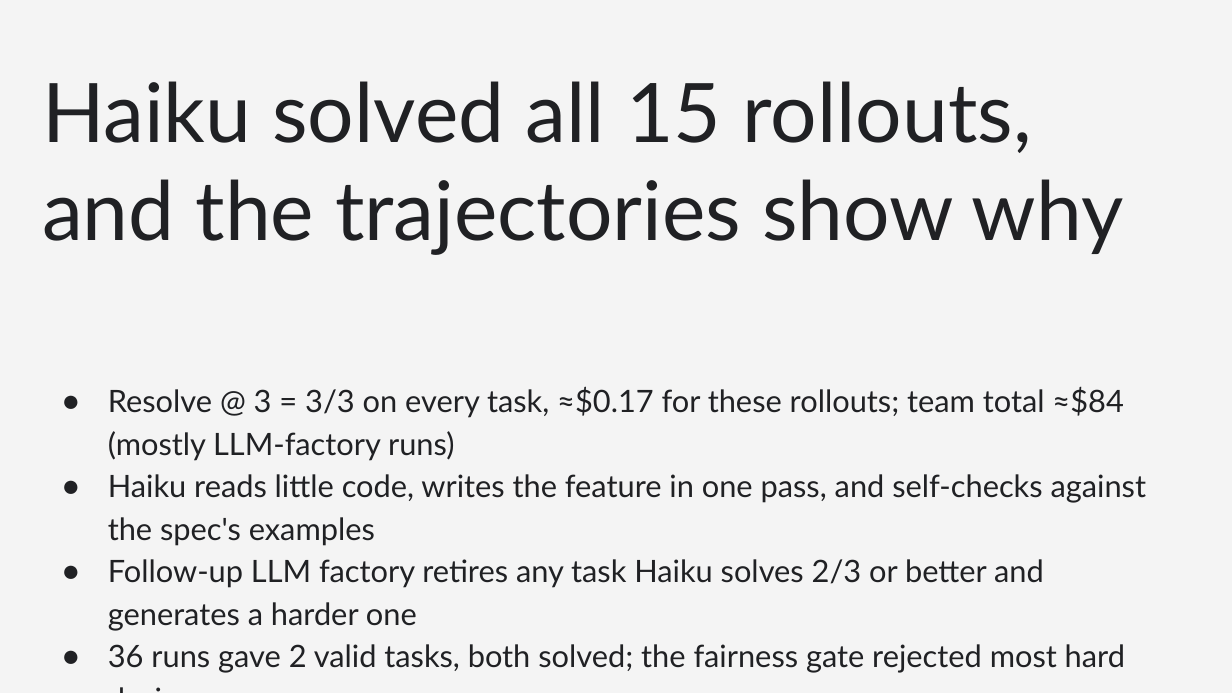
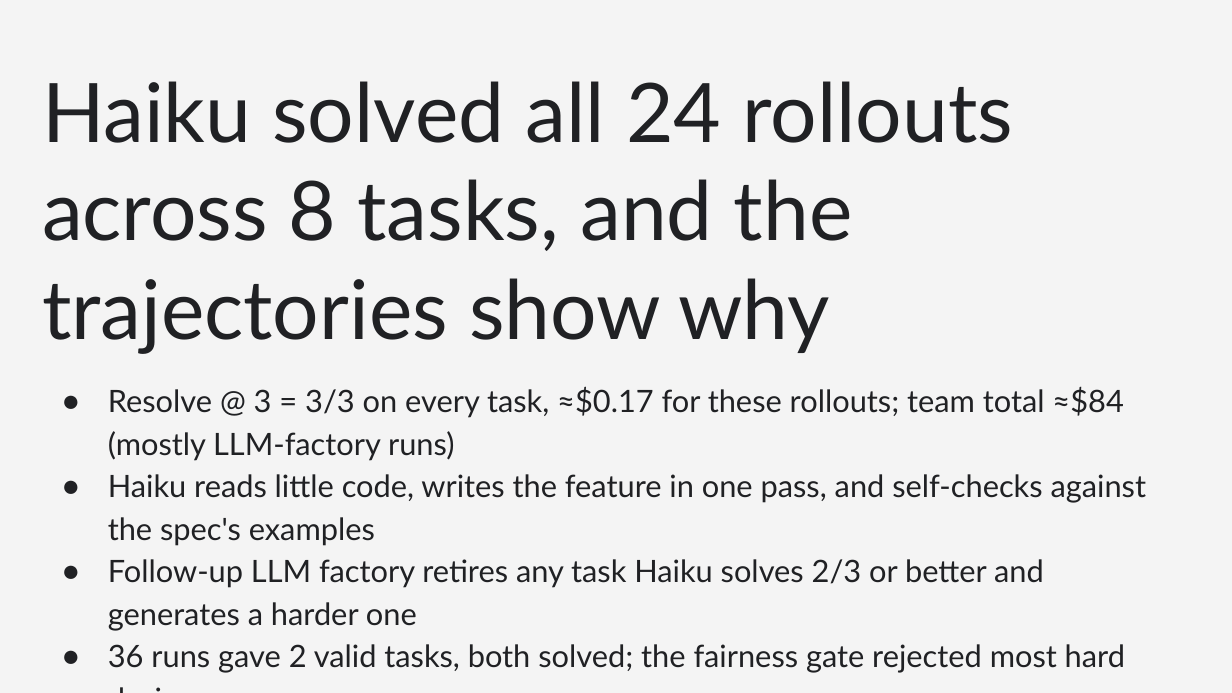
Before and after one commit to Daniellaguips/team4_track1, a slide deck: slide 4 of track1_submission/team4_presentation_FINAL.pptx. Drawn at 1232x693 pixels with LibreOffice and Linux fonts; fonts in the diff are those of the drawing. Boxes give left, top, right and bottom in pixels: in the first picture for what was removed or moved away, otherwise in the second. Text is boxed around its words. In the diff, an @@ line names an element or a change of style, - is before the commit and + after.

Commit message:
Presentation: fix slide 3 caption overlap; team names on slide 1; 24/24 on slide 4; mark feedback loop experimental on slide 2; key finding on slide 5. Submitted ZIP unchanged.

```diff
--- a/track1_submission/team4_presentation_FINAL.pptx
+++ b/track1_submission/team4_presentation_FINAL.pptx
@@ title at <box>42,81,1013,354</box>: text changed @@
-Haiku solved all 15 rollouts, and the trajectories show why
+Haiku solved all 24 rollouts across 8 tasks, and the trajectories show why
```
Also in this commit, not shown: 4 other slides changed.
